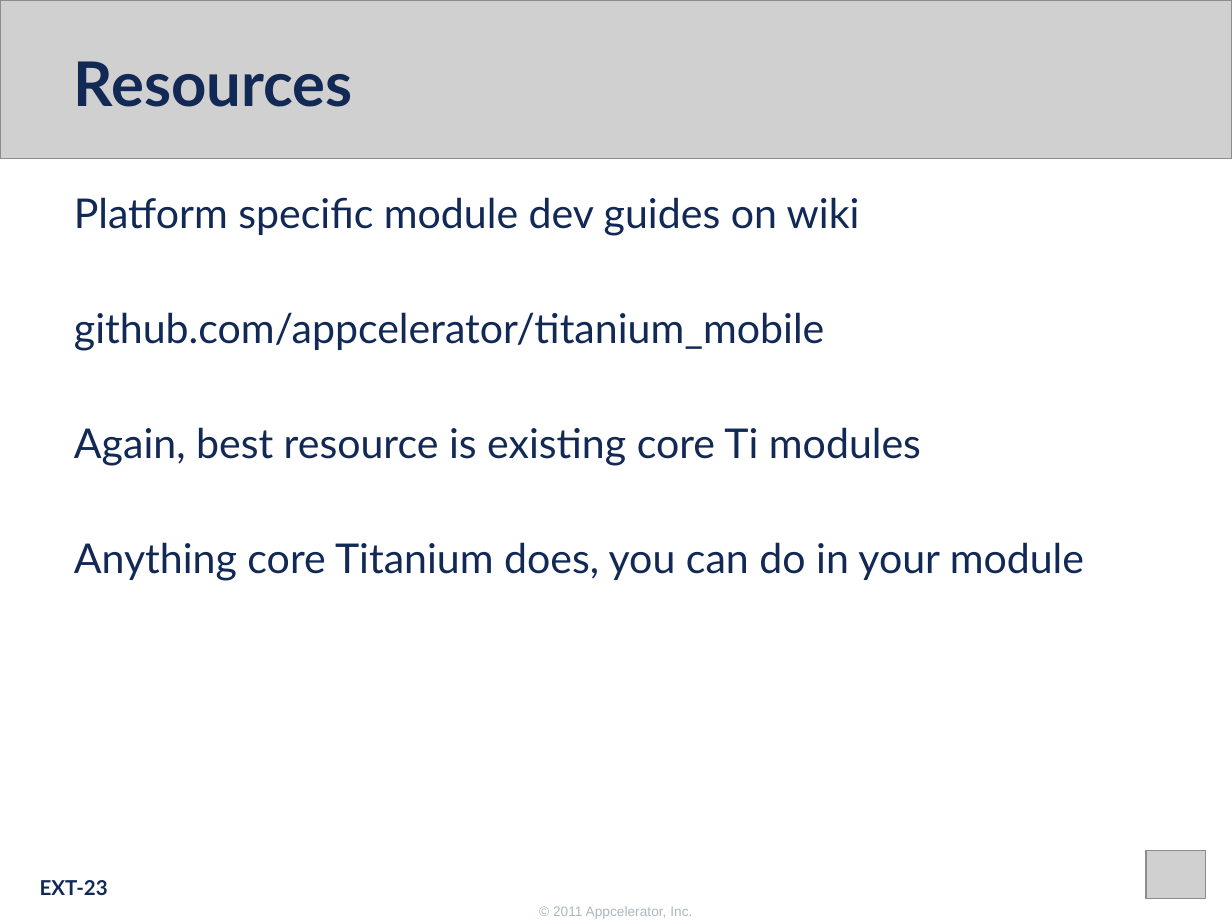
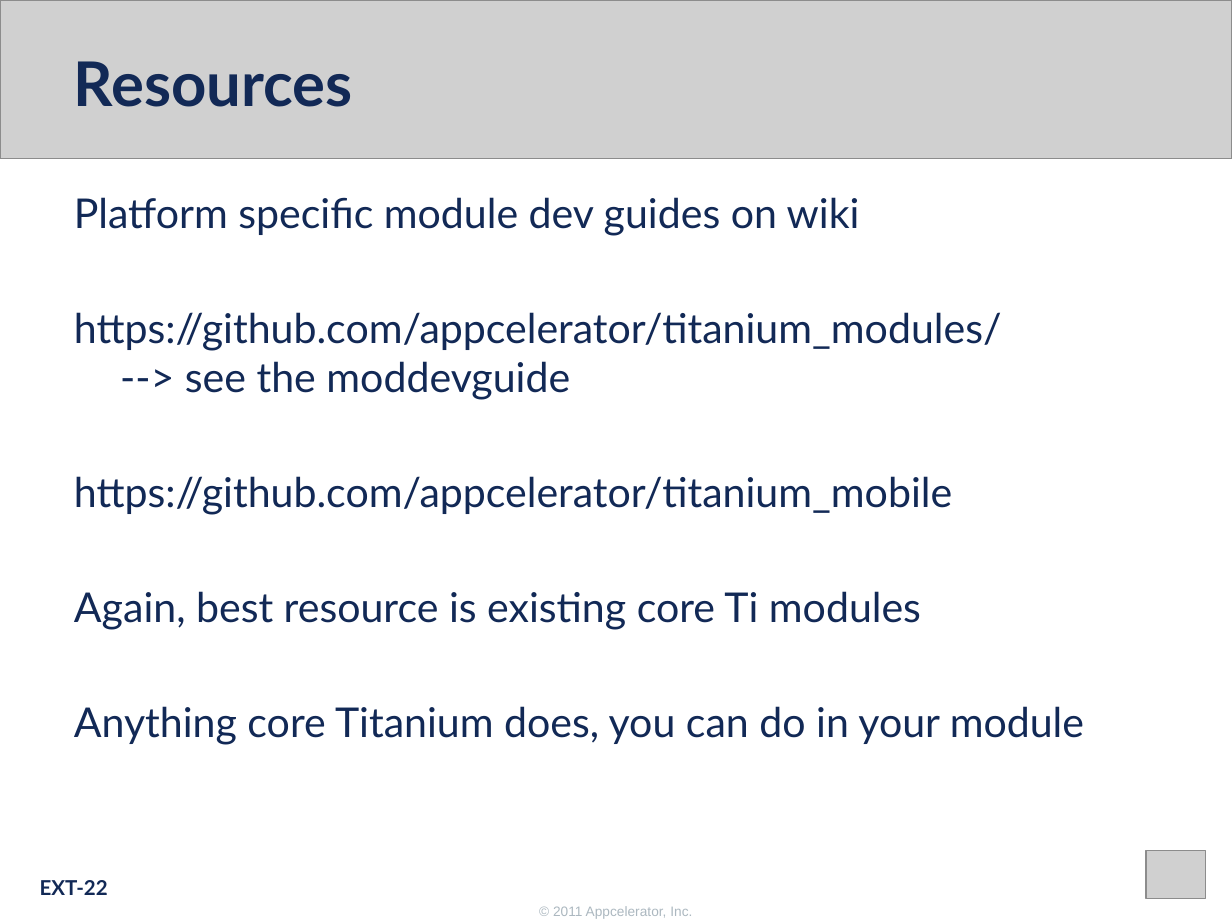
Before and after one commit to appcelerator-forks/appcelerator-training.tcmd_certification, a slide deck: slide 22 of 370.pptx (slide 23 before the commit). Drawn at 1232x924 pixels with LibreOffice and Linux fonts; fonts in the diff are those of the drawing; grey boxes stand for pictures; background and template pictures are left out. Boxes give left, top, right and bottom in pixels: in the first picture for what was removed or moved away, otherwise in the second. Text is boxed around its words. In the diff, an @@ line names an element or a change of style, - is before the commit and + after.

```diff
--- a/370.pptx
+++ b/370.pptx
@@ text at [74, 312, 1002, 515]: text changed @@
-github.com/appcelerator/titanium_mobile
+https://github.com/appcelerator/titanium_modules/
+--> see the moddevguide
+https://github.com/appcelerator/titanium_mobile
@@ page number at [40, 880, 108, 895]: text changed @@
-EXT-23
+EXT-22
```
Also in this commit, not shown: 6 other slides changed, 1 slide removed.
